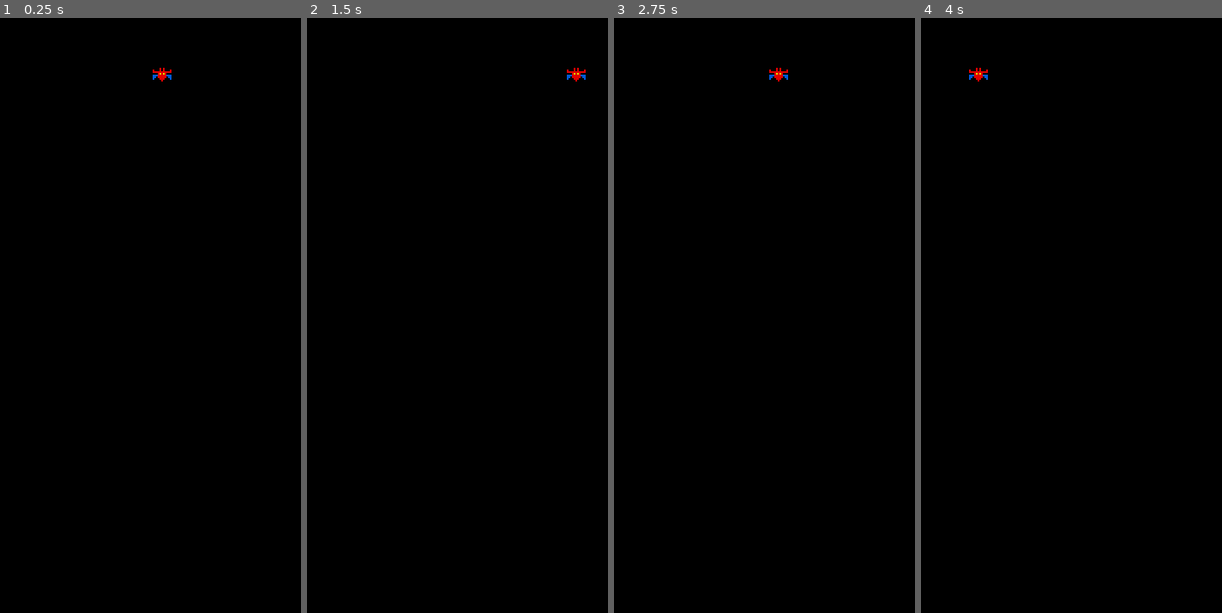
Above: before the commit, frames 1-4 (left to right).
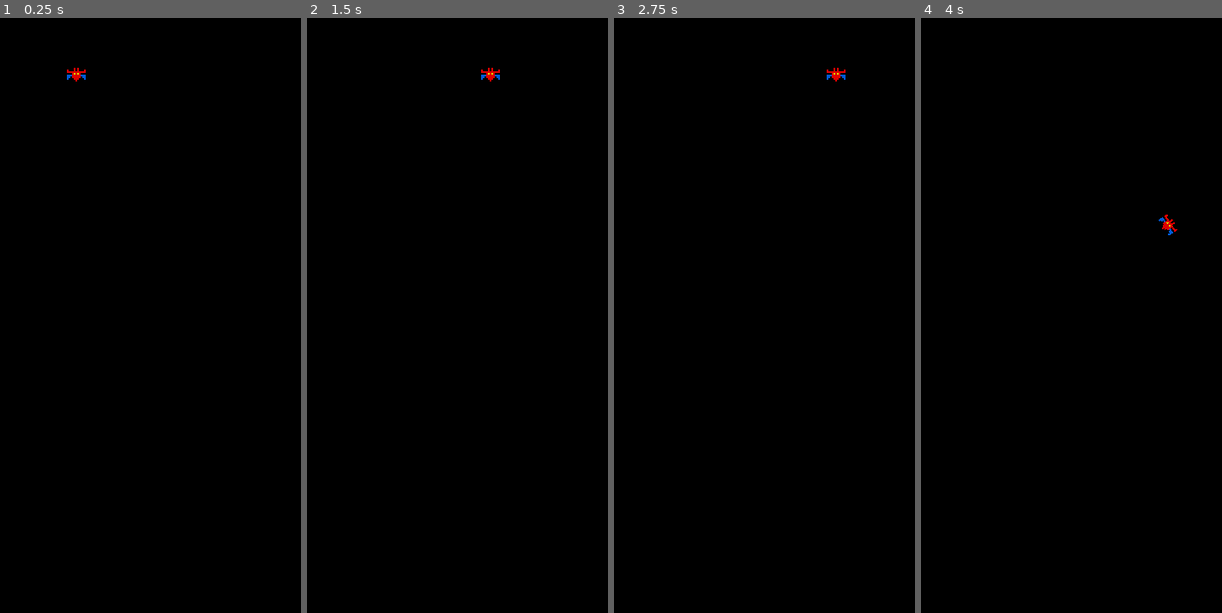
Above: after the commit, the same moments.

Repository: neilsheppard/Wireframe
Game: Godot game, scene res://Galaxian.tscn
Same seed, same stepped clock (60 frames per second), same inputs: the game is played once before the commit and once after it.
Inputs:
- Up to frame 1 (0.25 s): no input
- Up to frame 2 (1.5 s): no input
- Up to frame 3 (2.75 s): no input
- Up to frame 4 (4 s): no input

The runs differ from the first frame. In frame 1, 0.2% of the frame differs, in the area x 22-57%, y 8-11%; in frame 2, 0.2%; in frame 3, 0.2%; in frame 4, 0.2%, in the area x 15-86%, y 8-37%.

Commit message:
Rotation not working yet
Movement is working
TODO - rotation

Diff:
--- a/Issue2/Alien.gd
+++ b/Issue2/Alien.gd
@@ -1,37 +1,91 @@
 extends KinematicBody2D
 
-var screen_size
+onready var sprite = $Sprite
+
+enum Controller {SHIP_PAN, SHIP_DIVE}
+var screen_size: Vector2
+var delta_time: float
+var start_position: Vector2
+var velocity: Vector2
+var flip_x: bool
+
+var timer = Timer.new()
 var speed = 100
-var moving: bool
-var swooping: bool
-# Declare member variables here. Examples:
-# var a = 2
-# var b = "text"
-
+var epsilon = 0.001
+var ship_controller = Controller.SHIP_PAN
 
 # Called when the node enters the scene tree for the first time.
 func _ready():
 	screen_size = get_viewport_rect().size
-	moving = false
-	swooping = false
+	add_child(timer)
+	timer.connect("timeout", self, "start_dive")
+	timer.one_shot = true
+	timer.set_wait_time(3)
 
 func move():
-	moving = true
-	swooping = false
-	pass
-
-func swoop():
-	moving = false
-	swooping = true
-	pass
+	ship_controller = Controller.SHIP_PAN
+	velocity = Vector2(100, 0)
+	rotation = 0
+	timer.start()
 
 func _physics_process(delta):
-	if moving:
-		check_position()
-		move_and_slide(Vector2(speed, 0))
+	if ship_controller == Controller.SHIP_PAN:
+		ship_controller_pan(delta)
+	if ship_controller == Controller.SHIP_DIVE:
+		ship_controller_dive(delta)
 
-func check_position():
-	if position.x >= screen_size.x - 50:
-		speed = -100
-	if position.x <= 50:
-		speed = 100
+func ship_controller_dive(delta):
+	delta_time += delta
+
+	position = make_individual_dive(delta_time)
+	var next_position = make_individual_dive(delta_time + epsilon)
+
+	var y = next_position.y - position.y
+	var x = next_position.x - position.x
+	var angle = atan2(y, x)
+	rotation_degrees += angle
+#	rotation_degrees += rad2deg(position.angle_to(make_individual_dive(delta_time + epsilon)))
+
+
+#	lerp(rotation,rotate_to.angle(),0.1)
+#	global_position.direction_to(dive_path(delta_time + epsilon)).angle()
+#	rad2deg(dive_path(delta_time + epsilon).angle())
+
+	if position.y > screen_size.y:
+		ship_controller = Controller.SHIP_PAN
+		position = start_position
+		rotation = 0
+		timer.start()
+
+func ship_controller_pan(delta):
+	position.x += velocity.x * delta
+	if (position.x + (sprite.texture.get_size().x / 2)) >= screen_size.x - 50:
+		velocity.x = -velocity.x
+	if (position.x - (sprite.texture.get_size().x / 2)) <= 50:
+		velocity.x = -velocity.x
+
+func make_individual_dive(time):
+	var dir = -1 if flip_x else 1
+
+	var pos = dive_path(time)
+	return Vector2(start_position.x + pos.x * dir, start_position.y + pos.y)
+
+func dive_path(time):
+	if time < 0.5:
+		return Vector2(
+			50 * (1 - cos(2 * time * PI)),
+			-50 * (sin(2 * time * PI))
+		)
+
+	time -= 0.5
+	return Vector2(
+		100 * cos(time * 2),
+		time * 350
+	)
+
+
+func start_dive():
+	flip_x = position.x < (screen_size.x / 2)
+	delta_time = 0
+	start_position = position
+	ship_controller = Controller.SHIP_DIVE
--- a/Issue2/Galaxian.gd
+++ b/Issue2/Galaxian.gd
@@ -21,7 +21,7 @@
 func add_alien():
 	var i_alien = alien.instance()
 	add_child(i_alien)
-	i_alien.position = Vector2(200, 100)
+	i_alien.position = Vector2(100, 100)
 	i_alien.move()
 
 func move_alien():
